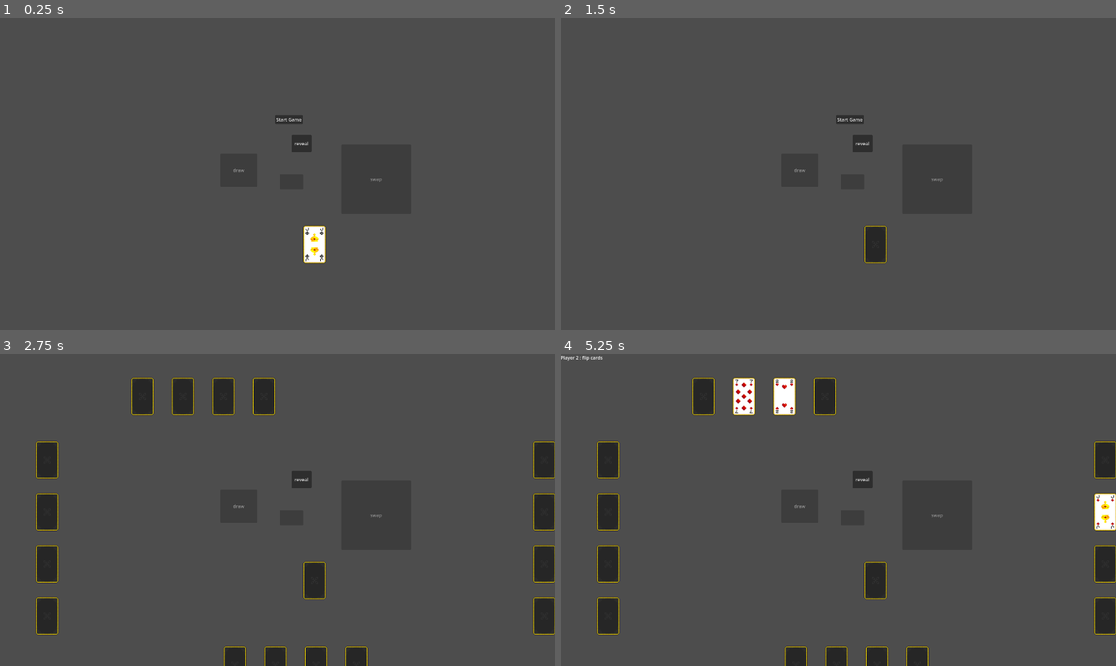
Above: before the commit, frames 1-4 (two rows, left to right).
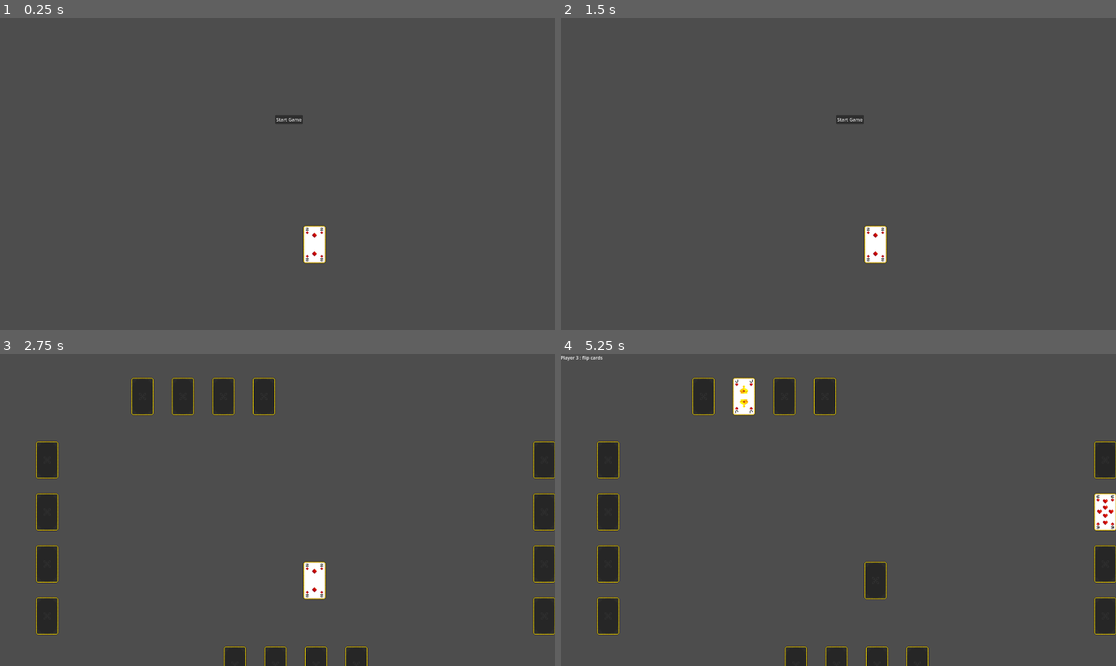
Above: after the commit, the same moments.

Repository: zyreoo/queens
Game: Godot game, scene res://scenes/main.tscn
Two runs of this game, one before a commit and one after it. Both use one fixed random seed, a clock stepped at 60 frames per second and the inputs below.
Inputs (mouse positions are in pixels of both pictures, inside the frame that each line leads up to):
- Up to frame 1 (0.25 s): no input
- Up to frame 2 (1.5 s): click (860, 142) at 0.5 s, where only the run before the commit has a clickable "reveal"; click (877, 245) at 1.25 s
- Up to frame 3 (2.75 s): click "Start Game" at 2 s
- Up to frame 4 (5.25 s): click (744, 397) at 2.77 s; click (783, 397) at 3.52 s; click (827, 397) at 4.27 s; click (1104, 513) at 5.02 s

The runs differ from the first frame. In frame 1, 0.3% of the frame differs, in the area x 42-69%, y 37-78%; in frame 2, 0.7%; in frame 3, 0.7%; in frame 4, 0.9%, in the area x 2-100%, y 1-57%.

Commit message:
80% is done, i added ther automatic functionality, now the round goes and goes, and also debugged

Diff:
--- a/queens-gameplay/scenes/main.tscn
+++ b/queens-gameplay/scenes/main.tscn
@@ -5,26 +5,6 @@
 [node name="Main" type="Node2D"]
 position = Vector2(-1, 1)
 script = ExtResource("1_pcy04")
-
-[node name="DrawCardButton" type="Button" parent="."]
-offset_left = 763.0
-offset_top = 469.0
-offset_right = 891.0
-offset_bottom = 583.0
-text = "draw"
-
-[node name="SwapButton" type="Button" parent="."]
-offset_left = 1182.0
-offset_top = 437.0
-offset_right = 1423.0
-offset_bottom = 677.0
-text = "swap"
-
-[node name="DiscardButton" type="Button" parent="."]
-offset_left = 969.0
-offset_top = 540.0
-offset_right = 1050.0
-offset_bottom = 592.0
 
 [node name="CenterCardSlot" type="Node2D" parent="."]
 position = Vector2(1025, 687)
@@ -36,20 +16,8 @@
 offset_bottom = 366.0
 text = "Start Game"
 
-[node name="RevealCards" type="Button" parent="."]
-offset_left = 1010.0
-offset_top = 404.0
-offset_right = 1079.0
-offset_bottom = 463.0
-text = "reveal
-"
-
 [node name="MessageLabel" type="Label" parent="."]
 offset_right = 40.0
 offset_bottom = 23.0
 
-[connection signal="pressed" from="DrawCardButton" to="." method="_on_draw_card_button_pressed"]
-[connection signal="pressed" from="SwapButton" to="." method="_on_swap_button_pressed"]
-[connection signal="pressed" from="DiscardButton" to="." method="_on_discard_button_pressed"]
 [connection signal="pressed" from="StartGameButton" to="." method="_on_start_game_button_pressed"]
-[connection signal="pressed" from="RevealCards" to="." method="_on_reveal_cards_pressed"]
--- a/queens-gameplay/scripts/Player1.gd
+++ b/queens-gameplay/scripts/Player1.gd
@@ -8,14 +8,17 @@
 var score = 0
 
 func add_card(card_instance: Node, face_up := false):
+
+	if card_instance.get_parent():
+		card_instance.get_parent().remove_child(card_instance)
+
+
+	add_child(card_instance)
 	hand.append(card_instance)
-	add_child(card_instance)
-
-	var index = hand.size() -1
 
 
 	card_instance.holding_player = self
-	card_instance.hand_index = index
+	card_instance.hand_index = hand.size() - 1
 
 	if face_up:
 		card_instance.flip_card()
@@ -32,7 +35,11 @@
 
 	for i in range(total_cards):
 		var card = hand[i]
+		if not is_instance_valid(card):
+			continue
+
 		card.hand_index = i
+
 
 		match rot:
 			90:
--- a/queens-gameplay/scripts/card.gd
+++ b/queens-gameplay/scripts/card.gd
@@ -32,8 +32,10 @@
 		if holding_player == main.players[main.flip_phase_index]:
 			if not is_flipped and main.flip_count < 2:
 				flip_card()
+				main.increment_flip_count()
 
 				if main.flip_count ==2:
+					await get_tree().create_timer(1.0)
 					main.advance_flip_phase()
 		else:
 			print("not your flip turn")
@@ -41,7 +43,6 @@
 
 	if not main.allow_manual_flipping:
 		return
-
 	if main.swap_mode and main.drawn_card != null:
 		main.swap_card_with(self)
 	else :
@@ -52,27 +53,41 @@
 func flip_card(force := false):
 	var main = get_tree().get_root().get_node("Main")
 
-
-	if not force:
-		if main.in_flip_phase:
-			if holding_player != main.players[main.flip_phase_index]:
-				print("Not ur turn to flip")
-				return
-
-			if is_flipped:
-				print("Already flipped")
-				return
-
-			if main.flip_count >= 2:
-				return
+	if force:
+		is_flipped = true
+		self.texture_normal = front_texture
+		return
 
 
-	is_flipped = !is_flipped
 
-	self.texture_normal = front_texture if is_flipped else card_back_texture
+	if not main.allow_manual_flipping and not main.in_flip_phase:
+		return
+
+
+	if main.in_flip_phase:
+		if holding_player != main.players[main.flip_phase_index]:
+			print("Not ur turn to flip")
+			return
+
+		if is_flipped:
+			print("Already flipped")
+			return
+
+		if main.flip_count >= 2:
+			return
+
+	is_flipped = true
+	self.texture_normal = front_texture
+	main.flip_count +=1
+
+	if main.allow_manual_flipping and is_flipped:
+		await get_tree().create_timer(3.0).timeout
+		is_flipped = false
+		self.texture_normal = card_back_texture
 
 	if main.in_flip_phase and is_flipped and not force:
 		main.increment_flip_count()
+
 
 func _gui_input(event):
 	var main = get_tree().get_root().get_node("Main")
@@ -85,20 +100,30 @@
 	if event is InputEventMouseButton and event.button_index == MOUSE_BUTTON_LEFT:
 		if event.pressed:
 			is_dragging = true
-
 		else:
 			is_dragging = false
+
 			var center = main.get_node("CenterCardSlot")
 			var center_pos = center.global_position
 
 			if global_position.distance_to(center_pos) < 150:
 				main.play_card_to_center(self)
+			else:
+				if holding_player and holding_player.has_method("arrange_hand"):
+					holding_player.arrange_hand
 
+	if holding_player.hand.size() <= 1:
+		print("You cant play your last card!")
+		return
 
 
 func _process(delta):
 	if is_dragging:
 		global_position = get_global_mouse_position()
+
+	if holding_player and holding_player.hand.size() <= 1:
+		is_dragging = false
+		return
 
 
 
--- a/queens-gameplay/scripts/main.gd
+++ b/queens-gameplay/scripts/main.gd
@@ -16,6 +16,7 @@
 var in_flip_phase = false
 var flip_phase_index = 0
 var flip_count = 0
+var flipped_this_turn = 0
 
 var allow_manual_flipping = true
 
@@ -23,9 +24,6 @@
 	print("the main scene is ready")
 
 	$StartGameButton.visible = true
-	$DrawCardButton.disabled = true
-	$SwapButton.disabled = true
-	$DiscardButton.disabled = true
 
 	setup_players()
 	initializate_center_card()
@@ -53,12 +51,12 @@
 		Vector2(100, screen_size.y/2)
 	]
 
-
-	for suit in suits:
-		for rank in ranks:
-			deck.append("%s:%s" % [suit, rank])
-	shuffled_deck = deck.duplicate()
-	shuffled_deck.shuffle()
+	for i in range (2):
+		for suit in suits:
+			for rank in ranks:
+				deck.append("%s:%s" % [suit, rank])
+		shuffled_deck = deck.duplicate()
+		shuffled_deck.shuffle()
 
 	for i in range(4):
 		var player_scene = preload("res://scenes/Player.tscn")
@@ -77,36 +75,14 @@
 
 func deal_cards(player_instance):
 	for j in range(4):
-		var card_instance = preload("res://scenes/Card.tscn").instantiate()
-		var card_str = shuffled_deck.pop_back()
-		var card_parts = card_str.split(":")
-		card_instance.suit = card_parts[0]
-		card_instance.rank = card_parts[1]
-		card_instance.value = values[card_parts[1]]
-
-		var face_up = j < 2
-		player_instance.add_card(card_instance, face_up)
+		var card = create_card_from_deck()
+		player_instance.add_card(card, j <2 )
 
 func next_turn():
 	current_player_index = (current_player_index + 1) % players.size()
 	print("Now it's Player %d's turn" % current_player_index)
-
-func _on_draw_card_button_pressed():
-	print("button pressed!")
-	draw_card_for_current_player()
-
-
-func _on_discard_button_pressed():
-	if drawn_card == null:
-		print("No card to discard")
-		return
-
-	print("Discarding: %s%s " % [drawn_card.rank, drawn_card.suit])
-
-	used_deck.append("%s:%s" % [drawn_card.suit, drawn_card.rank])
-	drawn_card.queue_free()
-	drawn_card = null
-	next_turn()
+	await give_and_hide_card(players[current_player_index])
+
 
 
 func draw_card_for_current_player():
@@ -119,13 +95,6 @@
 	drawn_card.flip_card()
 	add_child(drawn_card)
 
-func _on_swap_button_pressed():
-	if drawn_card == null:
-		print("Nothing to swap")
-		return
-	swap_mode = true
-	print("Swap activated")
-
 
 
 func swap_card_with(clicked_card):
@@ -144,7 +113,7 @@
 	drawn_card.hand_index = clicked_card.hand_index
 
 
-	player.add_child(drawn_card)
+	player.add_child(drawn_card, false)
 
 	if player.has_method("arrange_hand"):
 		player.arrange_hand()
@@ -161,11 +130,12 @@
 func play_card_to_center(card):
 
 	if center_card and center_card.is_inside_tree():
-		remove_child(center_card)
+		center_card.get_parent().remove_child(center_card)
 		center_card.queue_free()
 
 	center_card = card
-	remove_child(card)
+	card.get_parent().remove_child(card)
+
 	add_child(card)
 
 	card.global_position = $CenterCardSlot.global_position
@@ -175,7 +145,7 @@
 
 
 	if not card.is_flipped:
-		card.flip_card()
+		card.flip_card(true)
 
 	if card.rank == "13":
 		show_message("You played a King! Choose one of your cards to reveal.")
@@ -184,18 +154,16 @@
 		await get_tree().create_timer(3.0).timeout
 		allow_manual_flipping = false
 
-
-
-
 	next_turn()
 
 
 func _on_start_game_button_pressed():
 	game_started = false
 	$StartGameButton.visible = false
-	$RevealCards.visible = true
+
 	flip_phase_index = 0
 	in_flip_phase = true
+	flip_count = 0
 
 	for player in players:
 		for j in range(4):
@@ -203,28 +171,18 @@
 			player.add_card(card,false)
 
 
-func deal_intial_2_cards():
-	for player in players:
-		for j in range(2):
-			var card_instance = preload("res://scenes/Card.tscn").instantiate()
-			var card_str = shuffled_deck.pop_back()
-			var card_parts = card_str.split(":")
-			card_instance.suit = card_parts[0]
-			card_instance.rank = card_parts[1]
-			card_instance.value = values[card_parts[1]]
-
-			var face_up = (player == players[current_player_index])
-			player.add_card(card_instance, face_up)
-
-
-func _on_reveal_cards_button_pressed():
-	$RevealCards.visible = false
-	game_started = true
-	in_flip_phase = false
-
-	$DrawCardButton.disabled = false
-	$SwapButton.disabled = false
-	$DiscardButton.disabled = false
+func handle_initial_flip():
+	for i in range(players.size()):
+		flip_phase_index = i
+		flip_count =0
+		var flipped = 0
+		for card in players[i].hand:
+			if flipped < 2:
+				card.flip_card(true)
+				await get_tree().create_timer(0.6).timeout
+				flipped += 1
+		await get_tree().create_timer(0.5).timeout
+
 
 func preview_initial_cards():
 	for player in players:
@@ -257,23 +215,19 @@
 func advance_flip_phase():
 	flip_phase_index +=1
 	flip_count = 0
+	flipped_this_turn = 0
 
 	if flip_phase_index < players.size():
 		show_message("Player %d : flip cards" % (flip_phase_index +1))
 
 	else:
 		in_flip_phase = false
+
+		await get_tree().create_timer(1.0).timeout
+		hide_all_flipped_cards()
+		current_player_index = 0
+		game_started = true
 		show_message("game starts! player 1's turn.")
-
-		await get_tree().create_timer(1.2).timeout
-		hide_all_flipped_cards()
-
-		allow_manual_flipping = false
-		game_started = true
-		current_player_index = 0
-		$DrawCardButton.disabled = false
-		$SwapButton.disabled = false
-		$DiscardButton.disabled = false
 
 func create_card_from_deck():
 	if shuffled_deck.is_empty():
@@ -288,6 +242,21 @@
 	card.value = values[card_parts[1]]
 	return card
 
+func give_and_hide_card(player):
+	var card = create_card_from_deck()
+	if card == null:
+		print("deck is empty")
+		return
+
+	add_child(card)
+	card.global_position = Vector2(600, 400)
+	card.flip_card(true)
+
+	await get_tree().create_timer(1.5).timeout
+
+	player.add_card(card, false)
+
+
 func show_message(text):
 	$MessageLabel.text = text
 
@@ -301,5 +270,5 @@
 func hide_all_flipped_cards():
 	for player in players:
 		for card in player.hand:
-			if card.is_flipped:
+			if is_instance_valid(card) and card.is_flipped:
 				card.flip_card()
